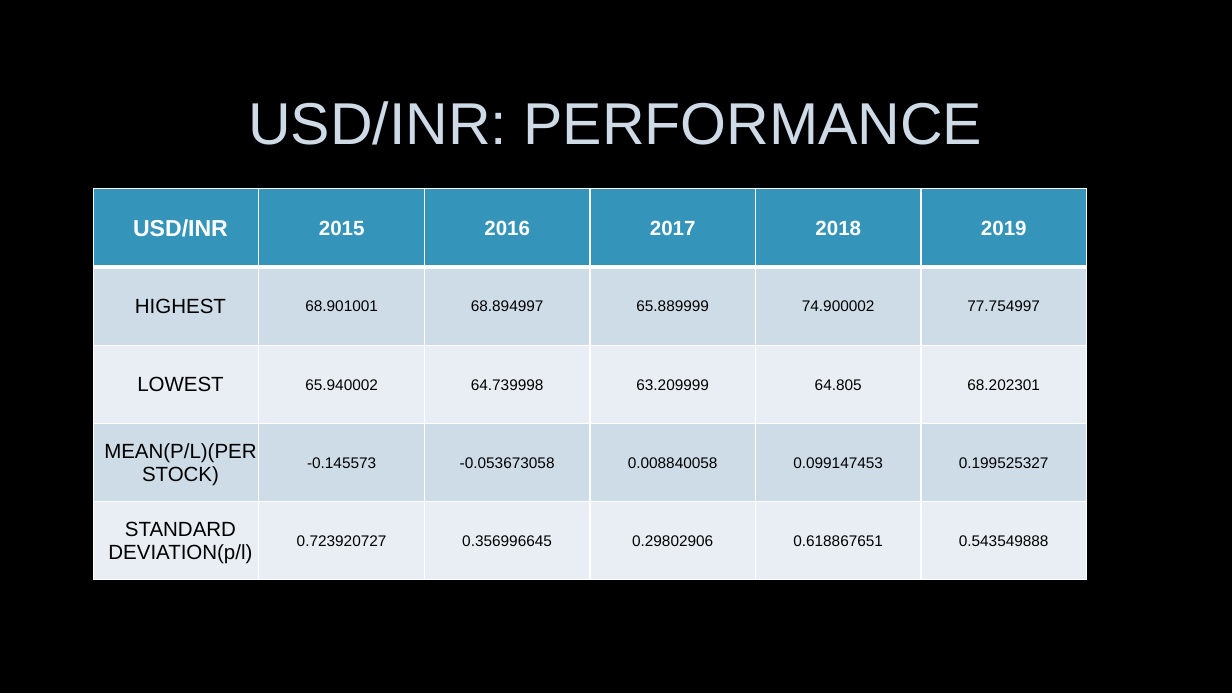
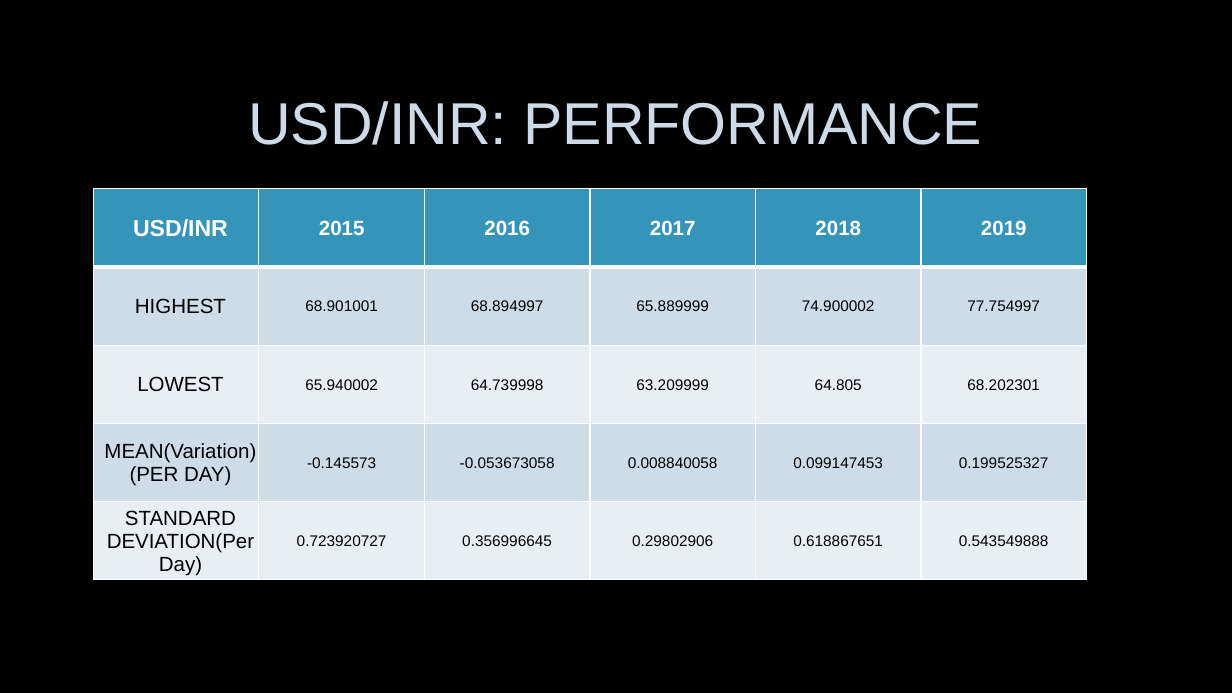
Before and after one commit to abhi-824/probability_stats, a slide deck: slide 10 of ps_project_abhinandan_sharma_2k19mc005_chetan_2k19mc034.pptx. Drawn at 1232x693 pixels with LibreOffice and Linux fonts; fonts in the diff are those of the drawing; background and template pictures are left out. Boxes give left, top, right and bottom in pixels: in the first picture for what was removed or moved away, otherwise in the second. Text is boxed around its words. In the diff, an @@ line names an element or a change of style, - is before the commit and + after.

```diff
--- a/ps_project_abhinandan_sharma_2k19mc005_chetan_2k19mc034.pptx
+++ b/ps_project_abhinandan_sharma_2k19mc005_chetan_2k19mc034.pptx
@@ table at <box>93,189,1086,579</box> @@
-row 4, column 1: MEAN(P/L)(PER STOCK)
+row 4, column 1: MEAN(Variation)(PER DAY)
-row 5, column 1: STANDARD DEVIATION(p/l)
+row 5, column 1: STANDARD DEVIATION(Per Day)
```
Also in this commit, not shown: 7 other slides changed, 1 slide added, 1 other file.
